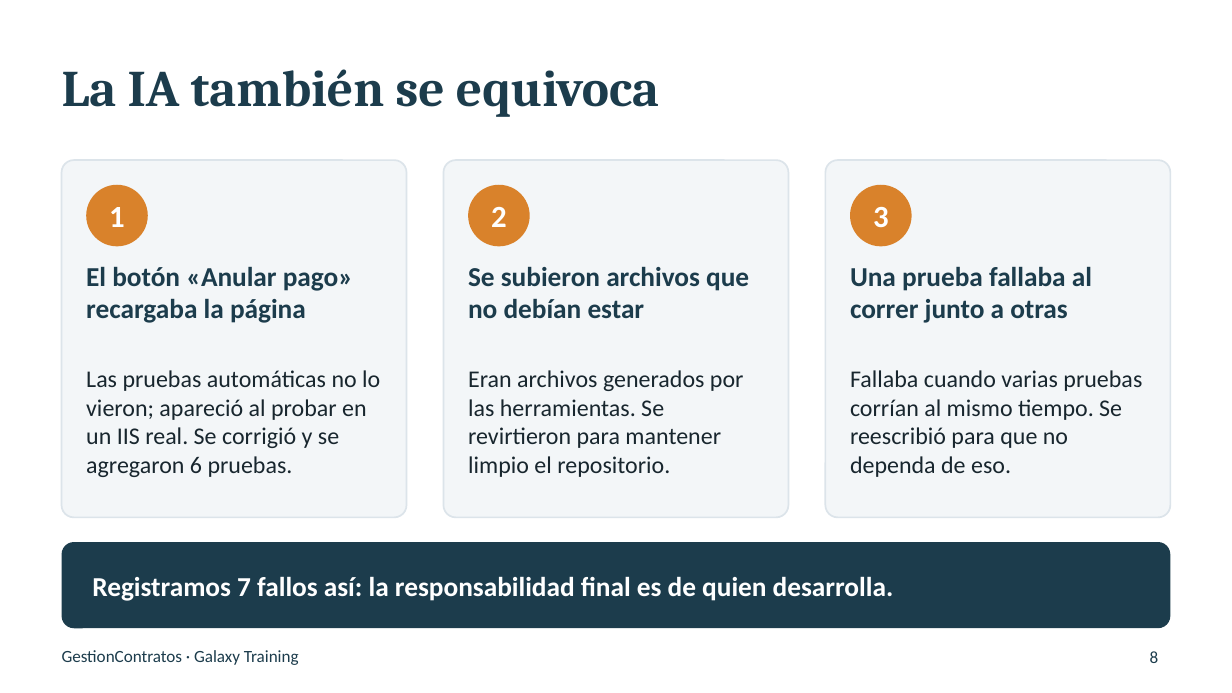
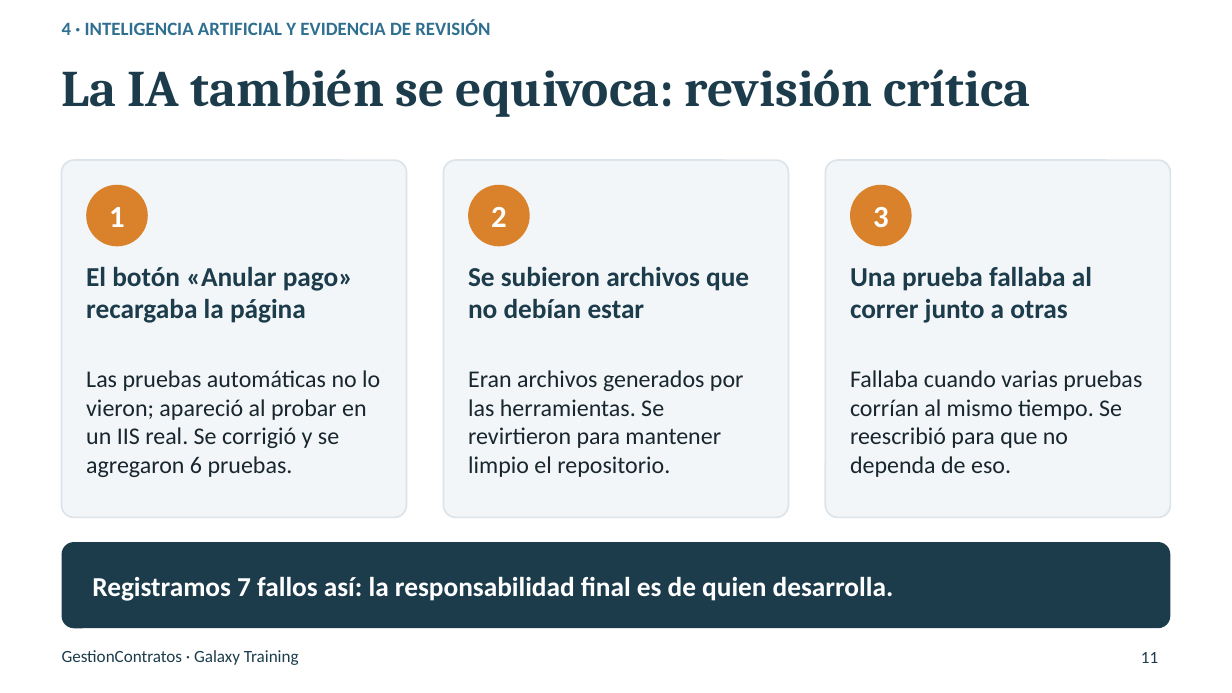
Before and after one commit to yurigrandez/ProyectoIntegrador, a slide deck: slide 11 of Presentacion/Presentacion_Final_GestionContratos.pptx (slide 8 before the commit). Drawn at 1232x693 pixels with LibreOffice and Linux fonts; fonts in the diff are those of the drawing; background and template pictures are left out. Boxes give left, top, right and bottom in pixels: in the first picture for what was removed or moved away, otherwise in the second. Text is boxed around its words. In the diff, an @@ line names an element or a change of style, - is before the commit and + after.

```diff
--- a/Presentacion/Presentacion_Final_GestionContratos.pptx
+++ b/Presentacion/Presentacion_Final_GestionContratos.pptx
@@ text added at bbox=[62, 19, 490, 35], 11 pt, text #2F6F8F, bold @@
+4 · INTELIGENCIA ARTIFICIAL Y EVIDENCIA DE REVISIÓN
@@ title at bbox=[62, 69, 1030, 117]: text changed @@
-La IA también se equivoca
+La IA también se equivoca: revisión crítica
@@ page number at bbox=[1141, 652, 1158, 663]: text changed @@
-8
+11
```
Also in this commit, not shown: 9 other slides changed, 4 slides added, 1 slide removed.
